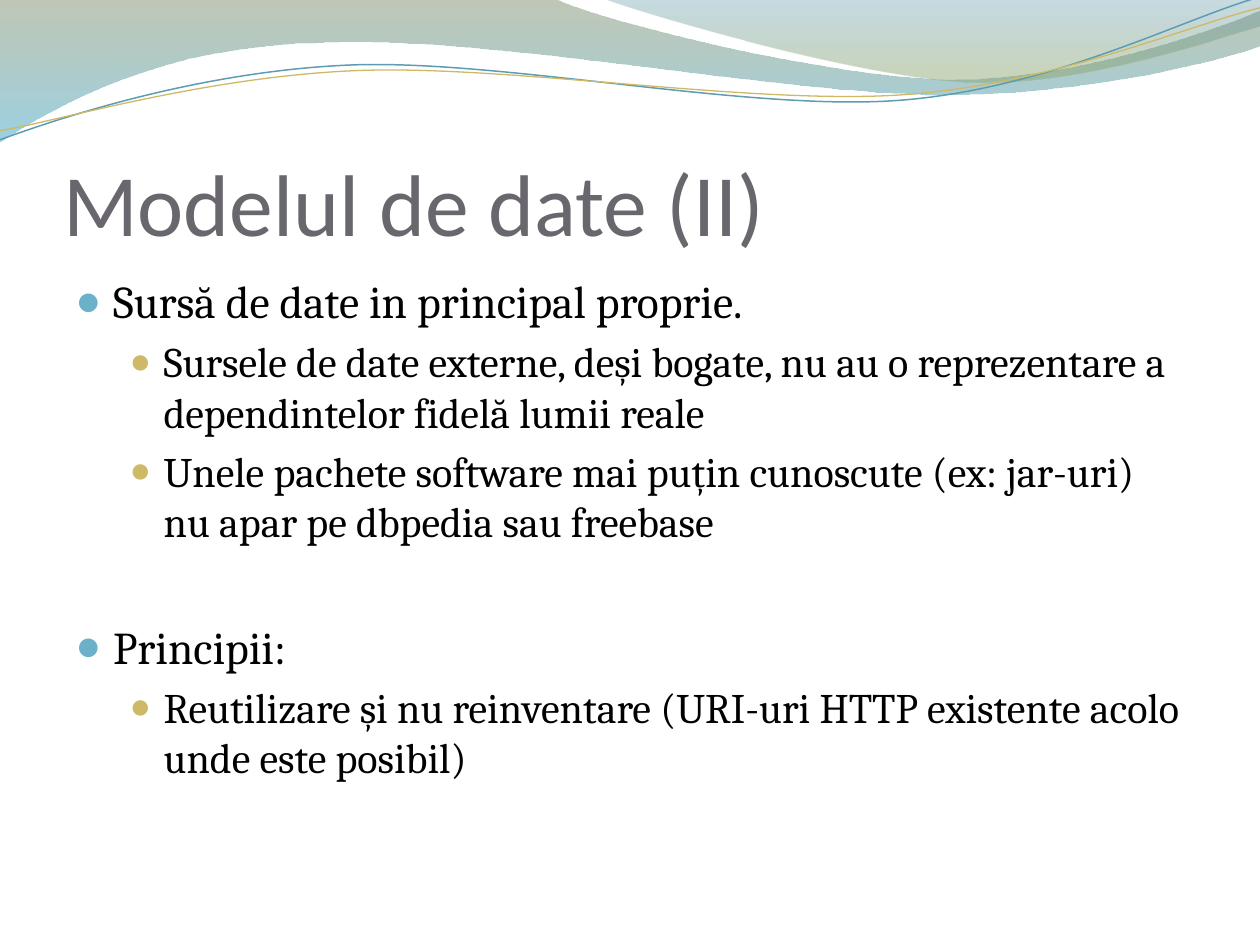
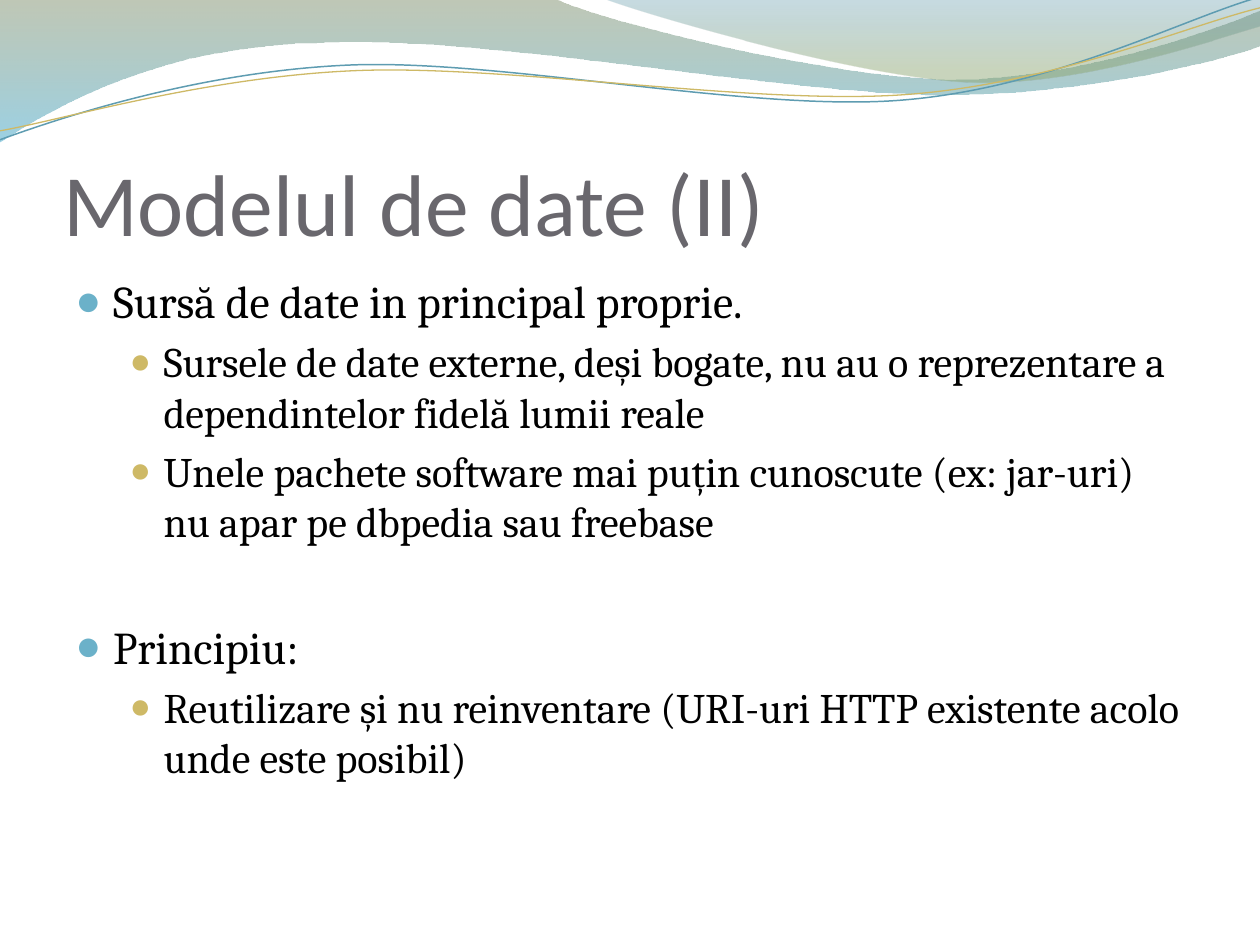
Before and after one commit to achelsau/SAD, a slide deck: slide 7 of plan/SmartAdmin.pptx. Drawn at 1260x945 pixels with LibreOffice and Linux fonts; fonts in the diff are those of the drawing; background and template pictures are left out. Boxes give left, top, right and bottom in pixels: in the first picture for what was removed or moved away, otherwise in the second. Text is boxed around its words. In the diff, an @@ line names an element or a change of style, - is before the commit and + after.

Commit message:
pptx change

```diff
--- a/plan/SmartAdmin.pptx
+++ b/plan/SmartAdmin.pptx
@@ text at [113, 633, 298, 674]: text changed @@
-● Principii:
+● Principiu:
```
